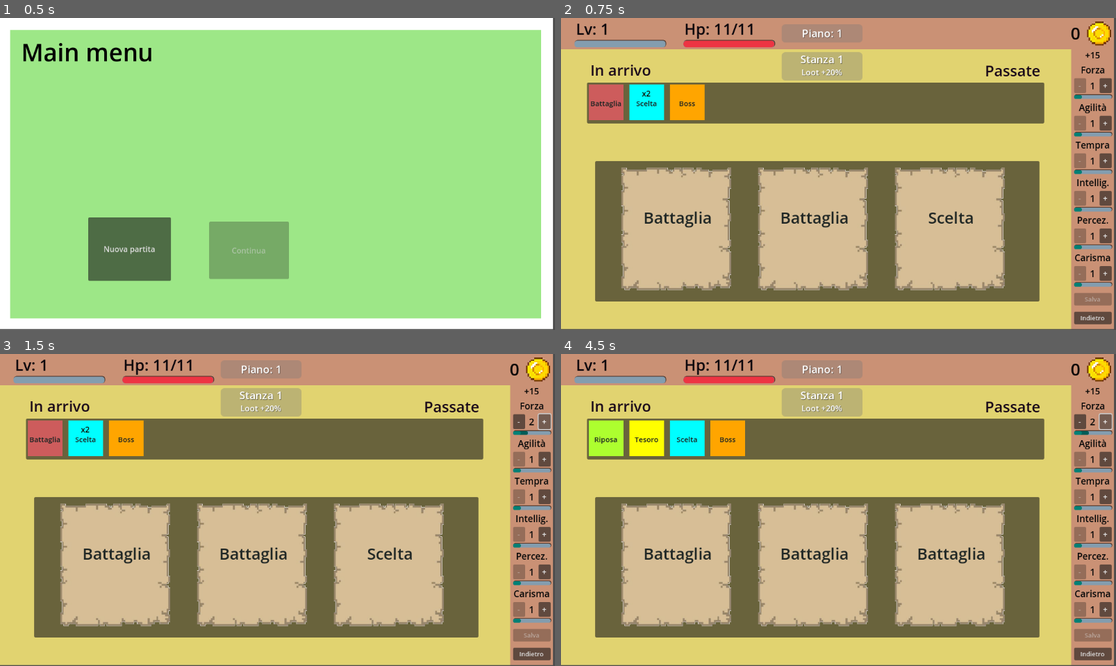
Above: before the commit, frames 1-4 (two rows, left to right).
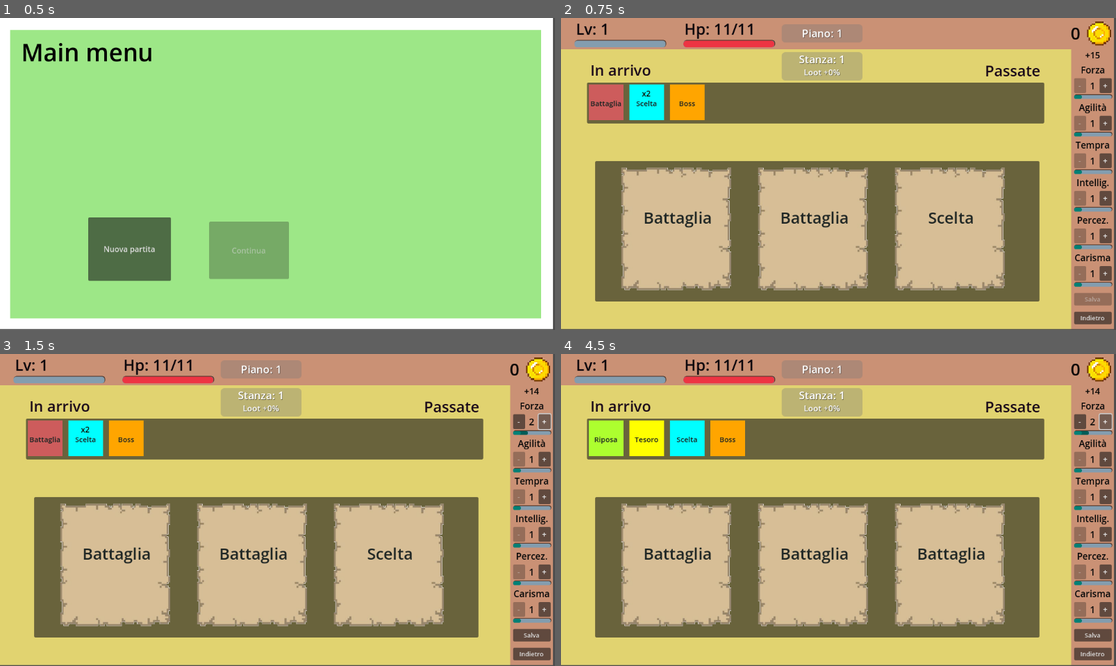
Above: after the commit, the same moments.

Repository: albetb/lootislife
Game: Godot game, scene res://main.tscn
Two runs of this game, one before a commit and one after it. Both use one fixed random seed, a clock stepped at 60 frames per second and the inputs below.
Inputs:
- Up to frame 1 (0.5 s): no input
- Up to frame 2 (0.75 s): click "Nuova partita" at 0.5 s
- Up to frame 3 (1.5 s): click "+" at 1.25 s
- Up to frame 4 (4.5 s): click "-" at 2 s; click "Indietro" at 2.75 s; click "Nuova partita" at 3.5 s; click "+" at 4.25 s

Frame 1 is identical in both runs. In frame 2, 0.2% of the frame differs, in the area x 42-51%, y 12-19%; in frame 3, 0.5%, in the area x 42-100%, y 10-93%; in frame 4, 0.5%.

Commit message:
Updated to godot 4.4

Diff:
--- a/project.godot
+++ b/project.godot
@@ -12,7 +12,7 @@
 
 config/name="LootIsLife"
 run/main_scene="res://main.tscn"
-config/features=PackedStringArray("4.3", "Mobile")
+config/features=PackedStringArray("4.4", "Mobile")
 config/icon="res://icon.svg"
 
 [autoload]
--- a/scene/explore/explore.tscn
+++ b/scene/explore/explore.tscn
@@ -1,13 +1,14 @@
-[gd_scene load_steps=22 format=3 uid="uid://dk0iotlgj0omy"]
-
-[ext_resource type="Script" path="res://scene/explore/exploration.gd" id="1_u1wya"]
-[ext_resource type="Script" path="res://scene/explore/path.gd" id="2_gqcq7"]
-[ext_resource type="Script" path="res://scene/explore/top_menu_background.gd" id="2_ysj00"]
+[gd_scene load_steps=23 format=3 uid="uid://dk0iotlgj0omy"]
+
+[ext_resource type="Script" uid="uid://hbwumtykd6td" path="res://scene/explore/exploration.gd" id="1_u1wya"]
+[ext_resource type="Script" uid="uid://i25mt3olv64p" path="res://scene/explore/room_panel.gd" id="1_wfrkh"]
+[ext_resource type="Script" uid="uid://du20ugncge8uv" path="res://scene/explore/path.gd" id="2_gqcq7"]
+[ext_resource type="Script" uid="uid://cok3yew21j3t3" path="res://scene/explore/top_menu_background.gd" id="2_ysj00"]
 [ext_resource type="Texture2D" uid="uid://c7hp2rwj0c8iy" path="res://sprite/coin.png" id="3_clcby"]
-[ext_resource type="Script" path="res://scene/explore/passed.gd" id="3_cncri"]
-[ext_resource type="Script" path="res://scene/explore/choices.gd" id="4_bf2ox"]
+[ext_resource type="Script" uid="uid://b2i2mfy4pk61c" path="res://scene/explore/passed.gd" id="3_cncri"]
+[ext_resource type="Script" uid="uid://bxjbbej5jahdt" path="res://scene/explore/choices.gd" id="4_bf2ox"]
 [ext_resource type="PackedScene" uid="uid://domsnyqqkmhhp" path="res://scene/explore/statsbar/lateral_stats_bar.tscn" id="4_fnw12"]
-[ext_resource type="Script" path="res://scene/explore/floor_panel.gd" id="5_nqvb7"]
+[ext_resource type="Script" uid="uid://b1ox5xkn2dt0q" path="res://scene/explore/floor_panel.gd" id="5_nqvb7"]
 
 [sub_resource type="StyleBoxFlat" id="StyleBoxFlat_pme05"]
 bg_color = Color(0.47451, 0.47451, 0.47451, 0.352941)
@@ -101,6 +102,7 @@
 offset_right = 626.0
 offset_bottom = 83.0
 theme = SubResource("Theme_lhpby")
+script = ExtResource("1_wfrkh")
 
 [node name="RoomLabel" type="Label" parent="Background/RoomPanel"]
 layout_mode = 0
--- a/scene/explore/statsbar/lateral_stats_bar.gd
+++ b/scene/explore/statsbar/lateral_stats_bar.gd
@@ -22,12 +22,6 @@
 			if Player.data.updating_ability[i] > 0:
 				save_button.disabled = false
 
-func _update_ability_points():
-	if Player.data.ability_points > 0:
-		Events.emit_signal("update_ui")
-	else:
-		update_ui()
-
 func _on_save_button_pressed() -> void:
 	Player.data.ability_points -= Player.data.updating_ability_points
 	Player.data.updating_ability_points = 0
--- a/scene/explore/statsbar/stat_container.gd
+++ b/scene/explore/statsbar/stat_container.gd
@@ -54,8 +54,7 @@
 	if Player.data.updating_ability[ability_type] > 0:
 		Player.data.updating_ability[ability_type] = Player.data.updating_ability[ability_type] - 1
 		Player.data.updating_ability_points -= 1
-		update_ui()
-		emit_signal("update_ability_points")
+		Events.emit_signal("update_ui")
 
 func _on_plus_button_pressed() -> void:
 	var remaining_points = Player.data.ability_points - Player.data.updating_ability_points
@@ -64,9 +63,4 @@
 	if remaining_points > 0 and current_points < max_points:
 		Player.data.updating_ability[ability_type] = Player.data.updating_ability[ability_type] + 1
 		Player.data.updating_ability_points += 1
-		update_ui()
-		emit_signal("update_ability_points")
-
-
-func _update_ability_points() -> void:
-	update_ui()
+		Events.emit_signal("update_ui")
Not shown, added: entity/events.gd.uid
Not shown, added: entity/player.gd.uid
Not shown, added: entity/scene_manager.gd.uid
Not shown, added: resource/player_data.gd.uid
Not shown, added: resource/room.gd.uid
Not shown, added: scene/card/card.gd.uid
Not shown: 1 places in scene/card/card.tscn that only renumber resources
Not shown, added: scene/card/state_machine/card_state_machine.gd.uid
Not shown, added: scene/card/state_machine/states/card_state.gd.uid
Not shown, added: scene/card/state_machine/states/clicked_card_state.gd.uid
Not shown, added: scene/card/state_machine/states/drag_card_state.gd.uid
Not shown, added: scene/card/state_machine/states/hover_card_state.gd.uid
(and 29 more such lines)
